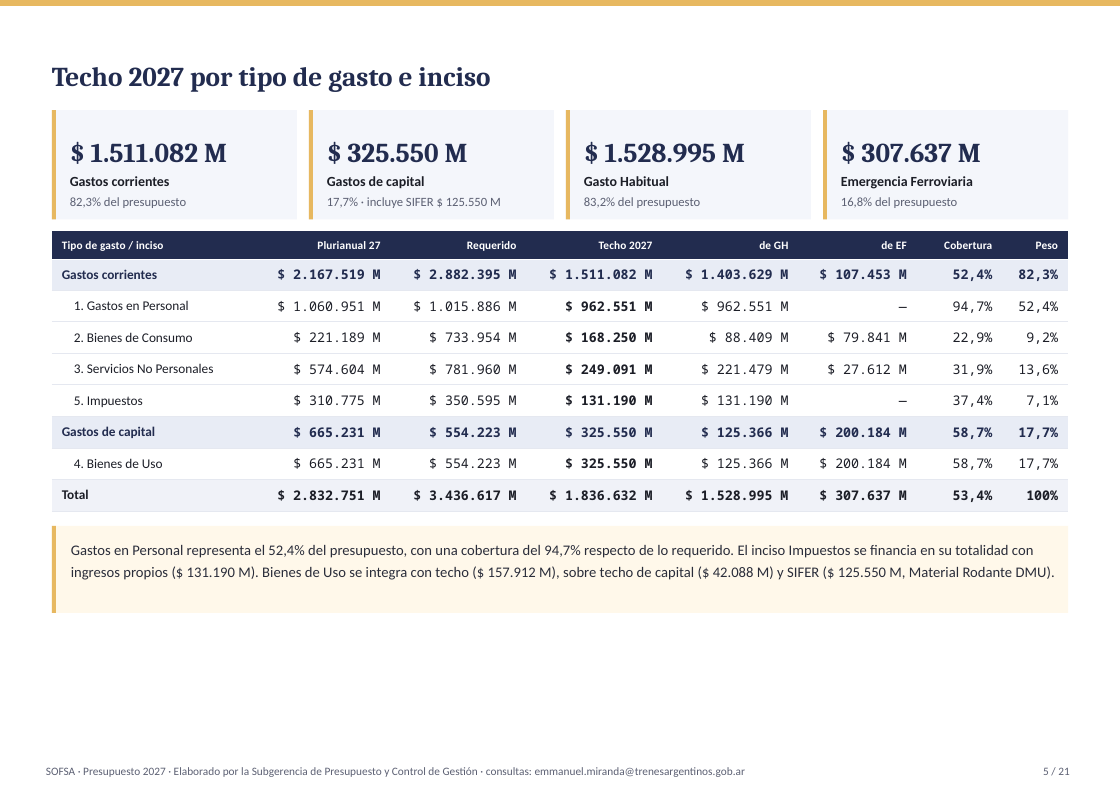
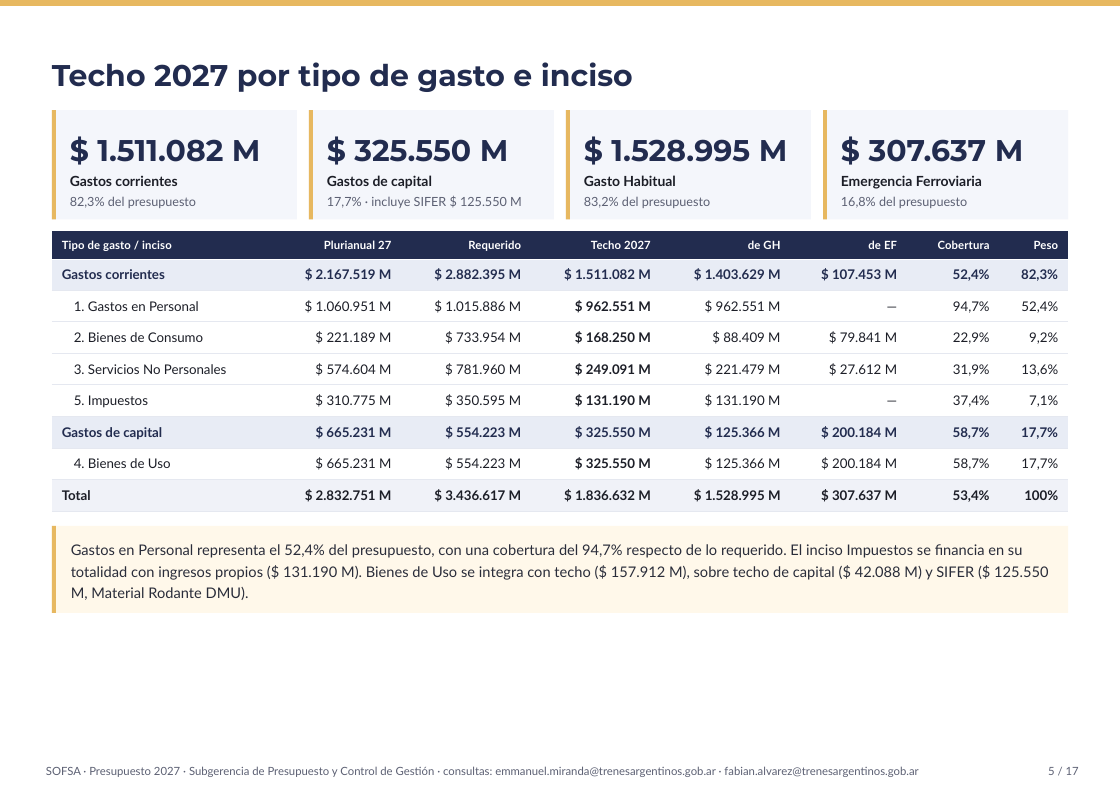
Before and after one commit to emiranda028/pluri_sofsa, a slide deck: slide 5 of Presupuesto_2027_SOFSA_presentacion.pptx. Drawn at 1120x792 pixels with LibreOffice and Linux fonts; fonts in the diff are those of the drawing. Boxes give left, top, right and bottom in pixels: in the first picture for what was removed or moved away, otherwise in the second. Text is boxed around its words. In the diff, an @@ line names an element or a change of style, - is before the commit and + after.

```diff
--- a/Presupuesto_2027_SOFSA_presentacion.pptx
+++ b/Presupuesto_2027_SOFSA_presentacion.pptx
@@ size 20.5 to 22.5 pt, font Cambria to Montserrat in 5 elements at [52,62,633,92], [97,139,261,162], [354,139,509,162], [611,139,788,162], [869,139,1024,162] @@
@@ table at [52,232,1067,506] @@
@@ font Calibri to Lato in "Tipo de gasto / inciso", "Plurianual 27", "Requerido", "Techo 2027" and 12 more places @@
@@ font Noto Sans Mono to Lato in "$ 2.167.519 M", "$ 2.882.395 M", "$ 1.511.082 M", "$ 1.403.629 M" and 52 more places @@
@@ font Calibri to Lato in 9 elements at [70,176,177,186], [70,196,196,208], [327,175,432,189], [327,197,522,208], [584,175,675,186], [584,196,710,208], [841,175,982,189], [841,196,967,208], [71,544,1048,600] @@
@@ text at [46,766,918,777]: text changed; font Calibri to Lato @@
-SOFSA · Presupuesto 2027 · Elaborado por la Subgerencia de Presupuesto y Control de Gestión · consultas: emmanuel.miranda@trenesargentinos.gob.ar
+SOFSA · Presupuesto 2027 · Subgerencia de Presupuesto y Control de Gestión · consultas: emmanuel.miranda@trenesargentinos.gob.ar · fabian.alvarez@trenesargentinos.gob.ar
@@ text at [1048,767,1079,775]: text changed; font Calibri to Lato @@
-5 / 21
+5 / 17
```
Also in this commit, not shown: 16 other slides changed, 4 slides removed, 3 other files.
